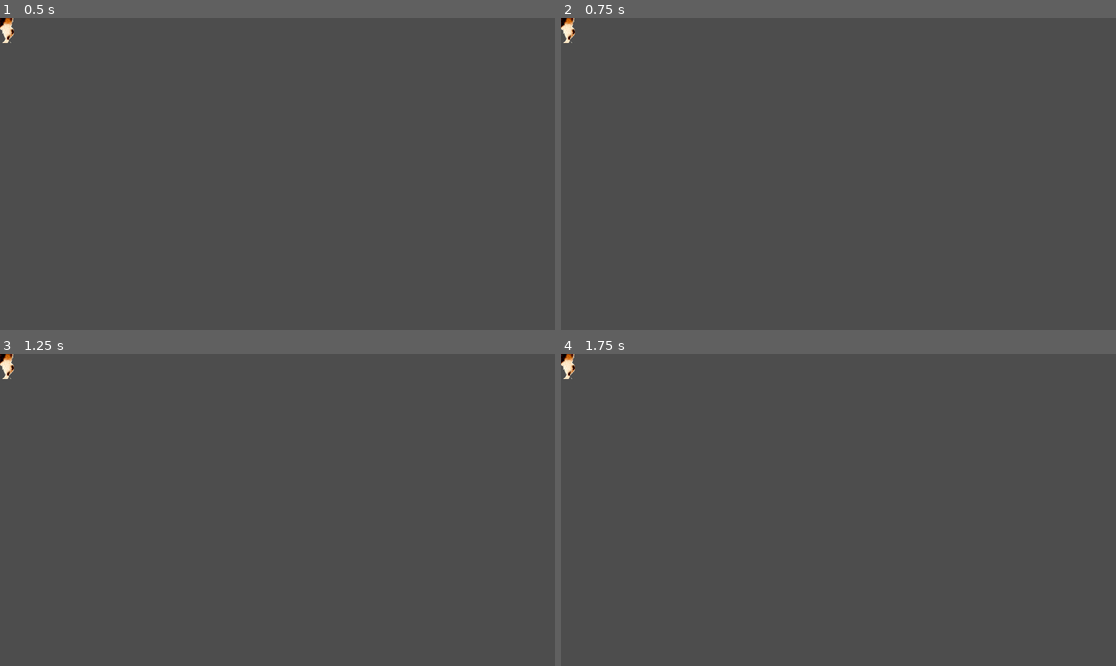
Above: before the commit, frames 1-4 (two rows, left to right).
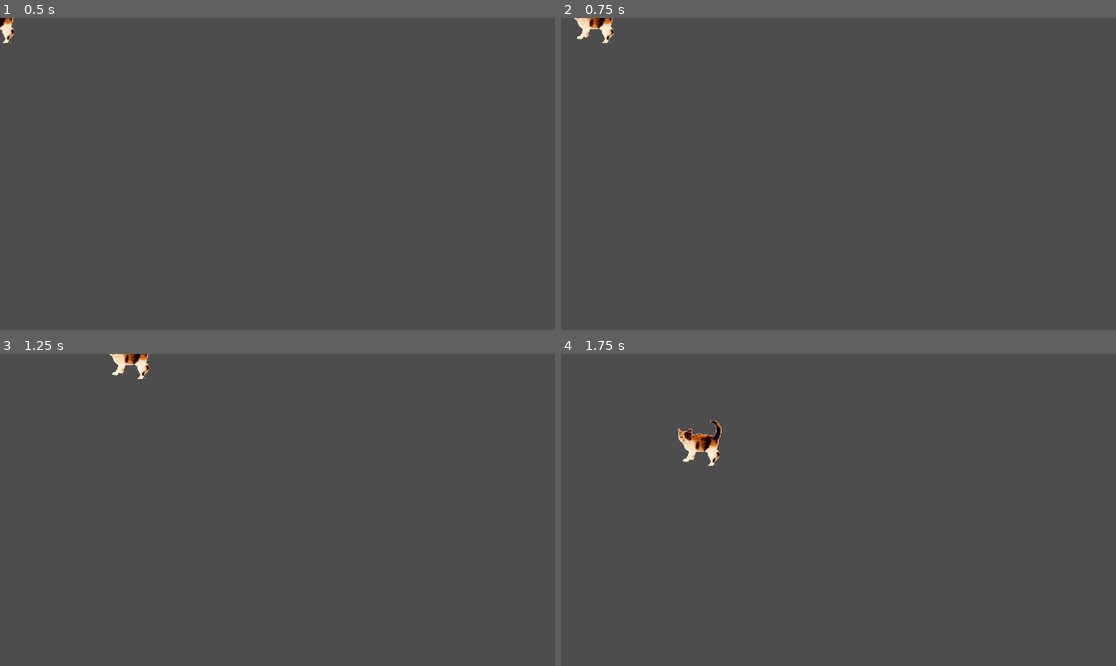
Above: after the commit, the same moments.

Repository: katemayoneill/game
Game: Godot game, scene res://player.tscn
Two runs of this game, one before a commit and one after it. Both use one fixed random seed, a clock stepped at 60 frames per second and the inputs below. The project has no main scene, so this scene is started directly.
Inputs:
- Up to frame 1 (0.5 s): no input
- Up to frame 2 (0.75 s): tap Enter at 0.5 s; hold Right (right) from 0.53 s (still down)
- Up to frame 3 (1.25 s): keep holding Right (right)
- Up to frame 4 (1.75 s): release Right (right) at 1.28 s; hold Down (down) from 1.28 s (still down)

Frame 1 is identical in both runs. In frame 2, 0.5% of the frame differs, in the area x 0-10%, y 0-9%; in frame 3, 0.5%; in frame 4, 0.7%, in the area x 0-29%, y 0-36%.

Commit message:
player moves around the screen

Diff:
--- a/player.gd
+++ b/player.gd
@@ -4,7 +4,7 @@
 
 # Called when the node enters the scene tree for the first time.
 func _ready():
-	pass # Replace with function body.
+	screen_size = get_viewport_rect().size
 
 
 # Called every frame. 'delta' is the elapsed time since the previous frame.
@@ -24,3 +24,10 @@
 		$AnimatedSprite2D.play()
 	else:
 		$AnimatedSprite2D.stop()
+
+	# Apply the velocity
+	position += velocity * delta
+
+	# Optional: Clamp the player position to the screen size
+	position.x = clamp(position.x, 0, screen_size.x)
+	position.y = clamp(position.y, 0, screen_size.y)
